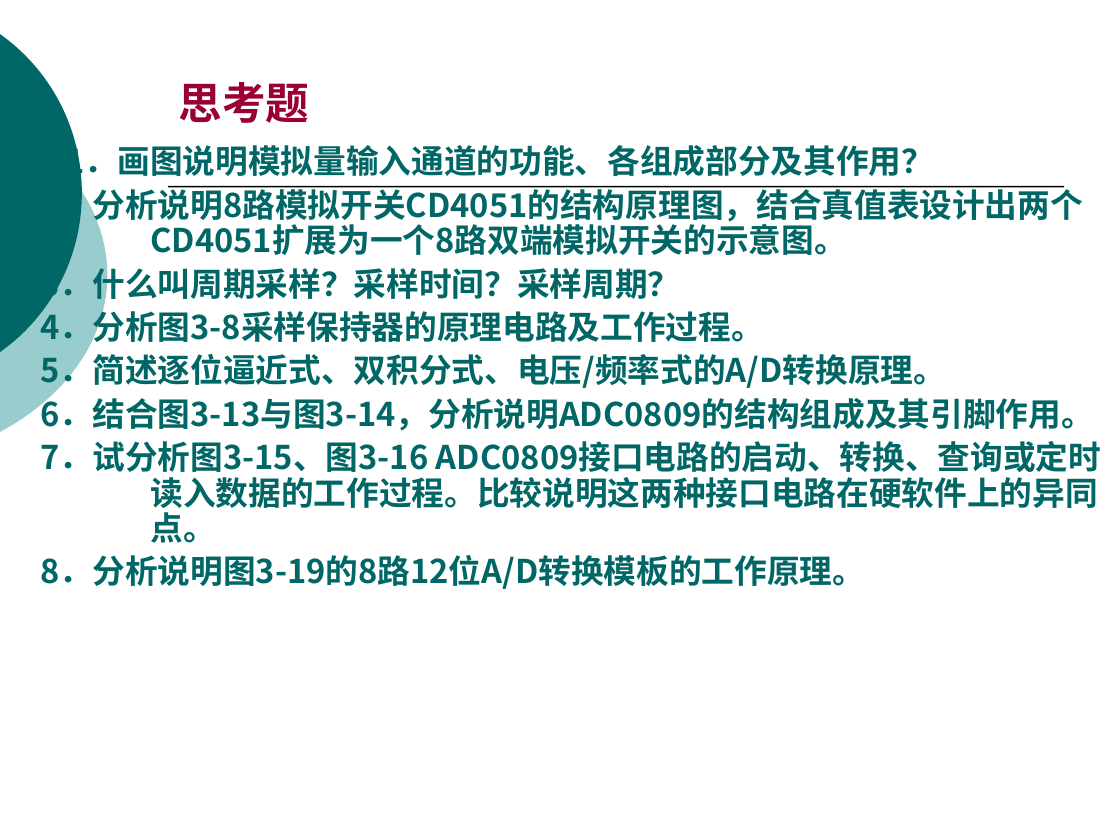
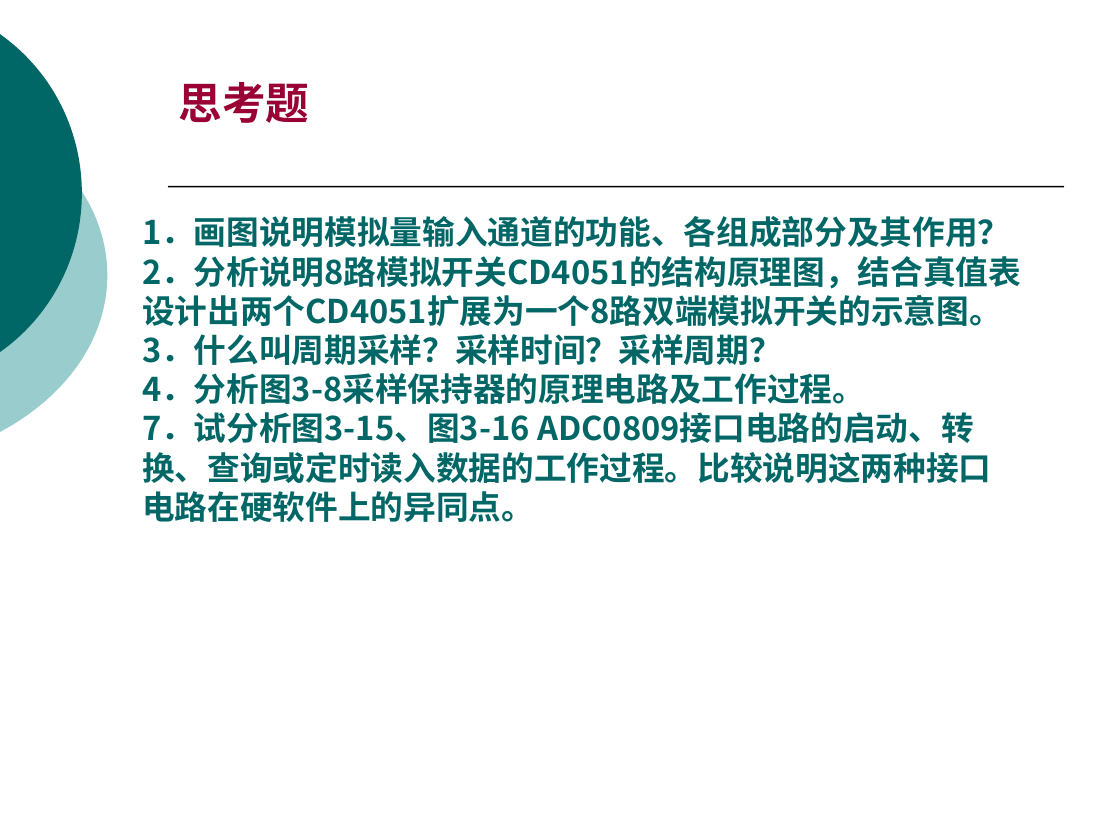
Before and after one commit to origin2007/computer_system, a slide deck: slide 91 of 02模拟输入.ppt (slide 96 before the commit). Drawn at 1120x840 pixels with LibreOffice and Linux fonts; fonts in the diff are those of the drawing. Boxes give left, top, right and bottom in pixels: in the first picture for what was removed or moved away, otherwise in the second. Text is boxed around its words. In the diff, an @@ line names an element or a change of style, - is before the commit and + after.

```diff
--- a/02模拟输入.ppt
+++ b/02模拟输入.ppt
@@ text "1．画图说明模拟量输入通道的功能、各组成部分及其作用？": place and size @@
-text "1．画图说明模拟量输入通道的功能、各组成部分及其作用？" at (41,140,1101,589)
+text "1．画图说明模拟量输入通道的功能、各组成部分及其作用？" at (142,216,1021,522)
@@ text "1．画图说明模拟量输入通道的功能、各组成部分及其作用？" at (142,216,1021,522): indent changed; line spacing 0.9 to 1; less space between paragraphs @@
@@ text at (41,349,1094,431): paragraphs removed @@
-5．简述逐位逼近式、双积分式、电压/频率式的A/D转换原理。
-6．结合图3-13与图3-14，分析说明ADC0809的结构组成及其引脚作用。
@@ text at (41,555,866,589): paragraph removed @@
-8．分析说明图3-19的8路12位A/D转换模板的工作原理。
```
Also in this commit, not shown: 51 other slides changed, 4 slides added, 9 slides removed, 1 other file.
